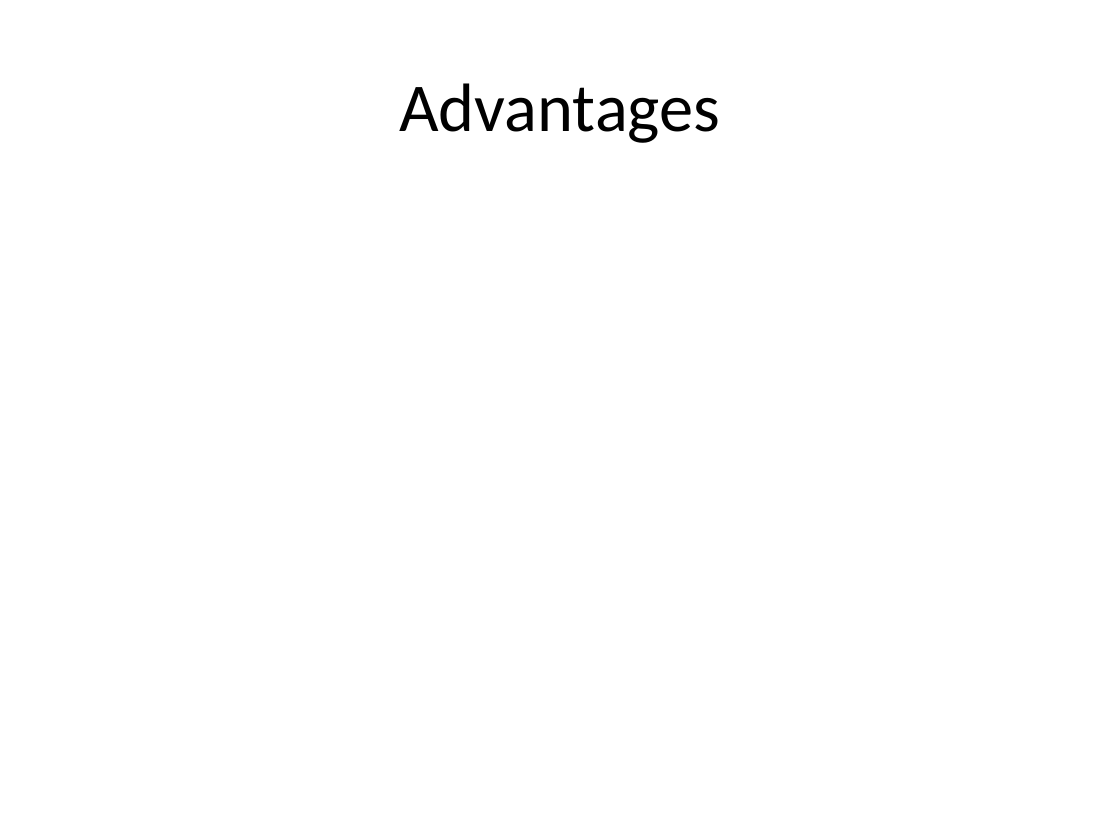
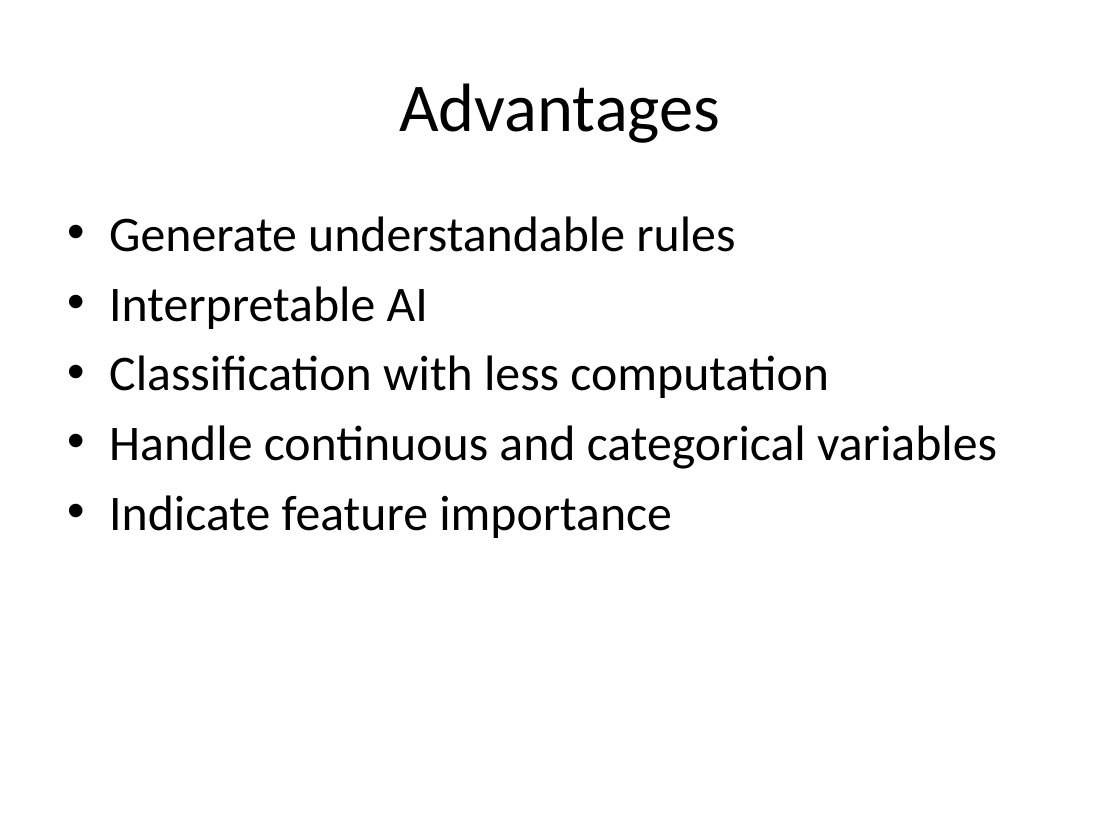
Before and after one commit to look4pritam/ArtificialIntelligence, a slide deck: slide 10 of MachineLearning/DecisionTree.pptx. Drawn at 1120x840 pixels with LibreOffice and Linux fonts; fonts in the diff are those of the drawing. Boxes give left, top, right and bottom in pixels: in the first picture for what was removed or moved away, otherwise in the second. Text is boxed around its words. In the diff, an @@ line names an element or a change of style, - is before the commit and + after.

```diff
--- a/MachineLearning/DecisionTree.pptx
+++ b/MachineLearning/DecisionTree.pptx
@@ text added at (x1=109, y1=216, x2=997, y2=538), 32 pt, text #000000 @@
+• Generate understandable rules
+• Interpretable AI
+• Classification with less computation
+• Handle continuous and categorical variables
+• Indicate feature importance
```
Also in this commit, not shown: 3 other slides changed.
